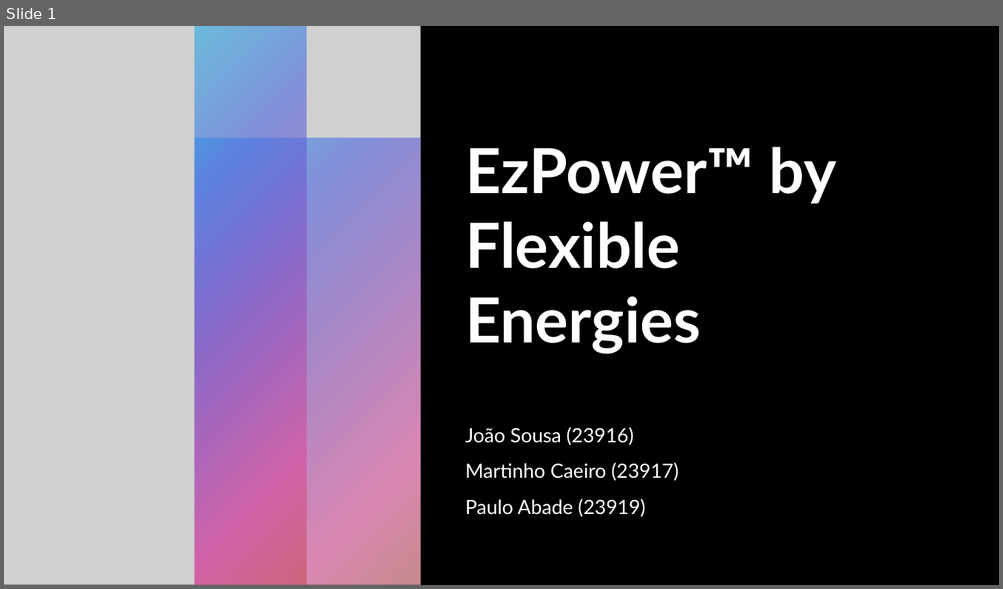
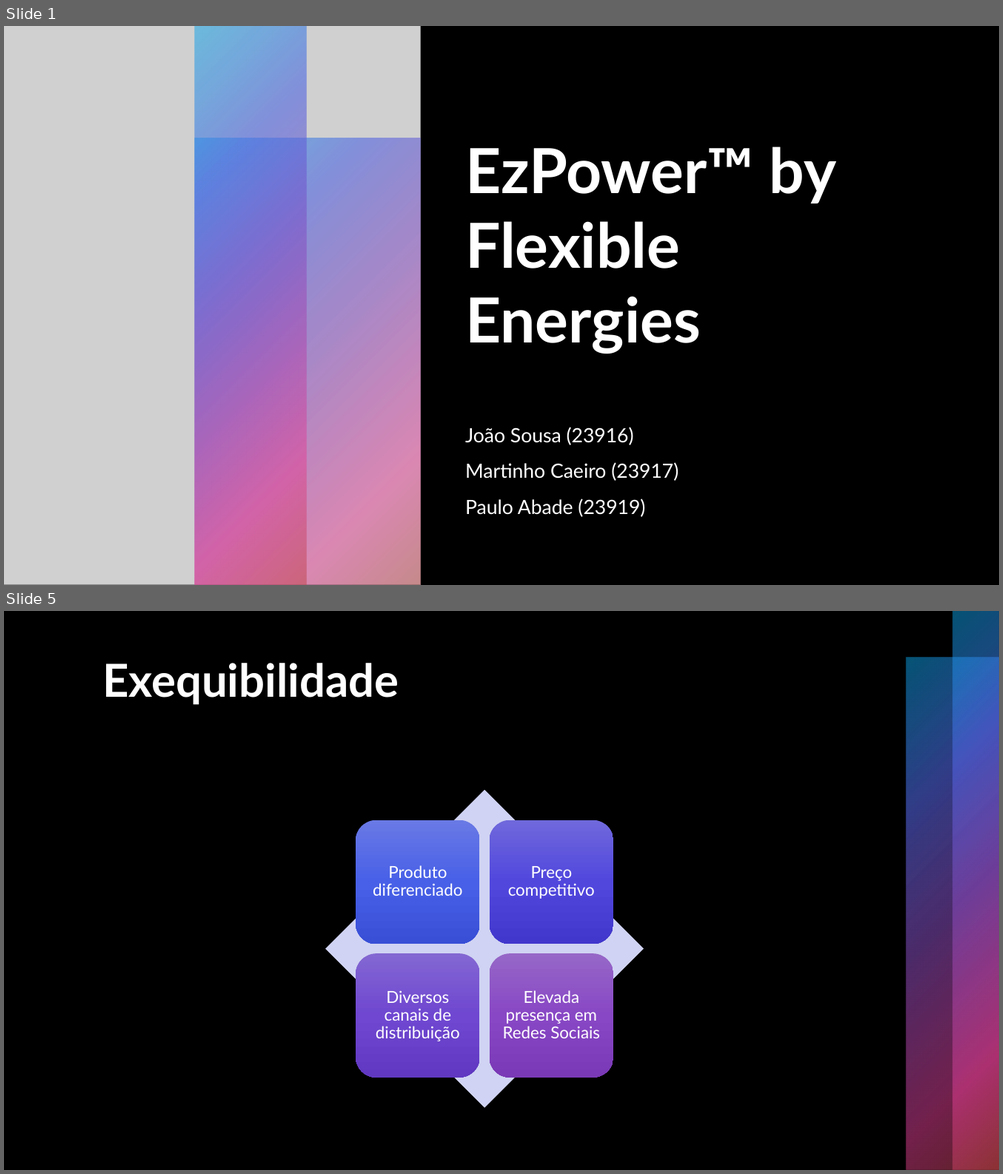
Before and after one commit to zDragonPaulo/Marketing_Projeto, a slide deck: Recursos Adicionais/EzPower™ - Apresentação do Produto.pptx. Shown one above the other, each under a label of ours: slide 1 before the commit, slides 1 and 5 after it; the slides between them are not shown. The pictures are 1003x589 and 1003x1174 pixels, drawn with LibreOffice and Linux fonts; fonts in the diff are those of the drawing; grey boxes stand for pictures. Boxes give left, top, right and bottom in pixels: in the first picture for what was removed or moved away, otherwise in the second. Text is boxed around its words. In the diff, an @@ line names an element or a change of style, - is before the commit and + after.

```diff
--- a/Recursos Adicionais/EzPower™ - Apresentação do Produto.pptx
+++ b/Recursos Adicionais/EzPower™ - Apresentação do Produto.pptx
@@ slide 5 added at [4,611,999,1170], background #000000 @@
@@ rectangle added at [4,611,51,1170], fill gradient #0BA5E8 to #5066E1 to #894EC0 to #E54196 to #BE4449 @@
@@ rectangle added at [4,611,999,1170], fill #000000 @@
@@ rectangle added at [953,611,999,1170], fill gradient #0BA5E8 to #5066E1 to #894EC0 to #E54196 to #BE4449 @@
@@ rectangle added at [4,658,96,1170], fill gradient #0BA5E8 to #5066E1 to #894EC0 to #E54196 to #BE4449 @@
@@ title added at [102,663,398,705], 44 pt, text #FFFFFF, bold @@
+Exequibilidade
@@ rectangle added at [906,658,999,1170], fill gradient #0BA5E8 to #5066E1 to #894EC0 to #E54196 to #BE4449 @@
@@ group added at [326,790,643,1108]: 4 rounded rectangles, 4 texts, 1 diamond @@
+Produto diferenciado
+Preço competitivo
+Diversos canais de distribuição
+Elevada presença em Redes Sociais
```
Also in this commit, not shown: 4 other slides added.
